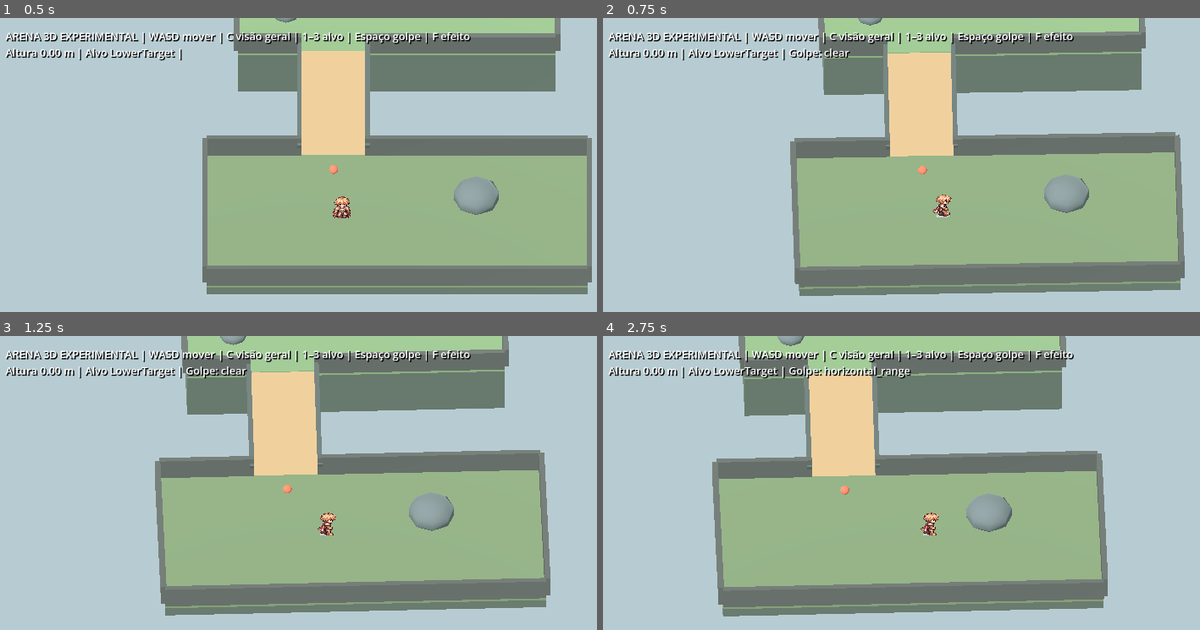
Above: before the commit, frames 1-4 (two rows, left to right).
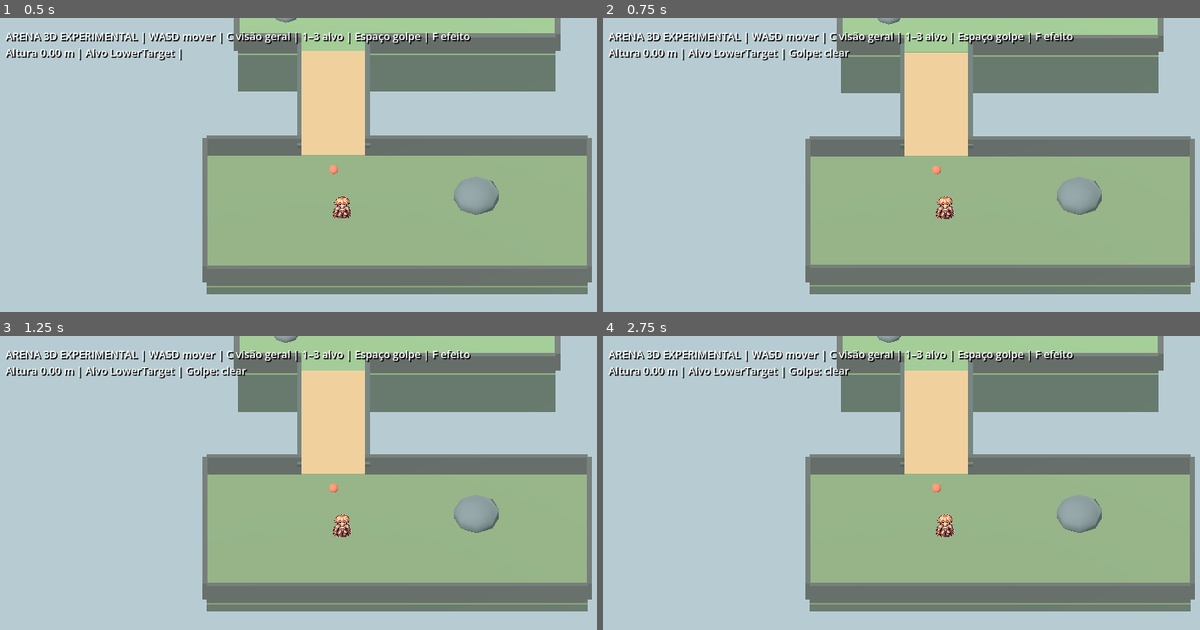
Above: after the commit, the same moments.

Repository: LRFSousa/RagArena
Game: Godot game, scene res://scenes/experimental/mountain_arena_3d.tscn
Two runs of this game, one before a commit and one after it. Both use one fixed random seed, a clock stepped at 60 frames per second and the inputs below. This scene is started directly instead of the project's main scene.
Inputs (mouse positions are in pixels of both pictures, inside the frame that each line leads up to):
- Up to frame 1 (0.5 s): no input
- Up to frame 2 (0.75 s): tap Enter at 0.5 s; move the mouse to (1086, 188) at 0.52 s; hold D (move_right) from 0.53 s (still down); hold Space (attack) from 0.53 s (still down); click (1086, 188) at 0.67 s
- Up to frame 3 (1.25 s): keep holding D (move_right); keep holding Space (attack)
- Up to frame 4 (2.75 s): release D (move_right) at 1.25 s; release Space (attack) at 1.25 s; drag from (800, 544) to (901, 603) at 1.27 s; move the mouse to (1002, 441) at 2.02 s; hold D (move_right) from 2.03 s (still down); hold Space (attack) from 2.03 s (still down); tap M at 2.1 s

Frame 1 is identical in both runs. In frame 2, 11% of the frame differs, in the area x 31-100%, y 0-95%; in frame 3, 24%; in frame 4, 37%, in the area x 18-100%, y 0-96%.

Commit message:
feat: preview rigged swordsman walk and attack

Diff:
--- a/scripts/experimental/ragnarok_map_reference.gd
+++ b/scripts/experimental/ragnarok_map_reference.gd
@@ -65,7 +65,7 @@
 
 func _update_status() -> void:
 	var mode := "3D" if actor != null and actor.model_3d != null and actor.model_3d.visible else "sprite 2D"
-	status.text = "Monte Mjolnir 01 | Espadachim %s | T: alternar | WASD: mover | Botão direito: girar | Roda: zoom" % mode
+	status.text = "Monte Mjolnir 01 | Espadachim %s | T: alternar | WASD: mover | Espaço: golpe visual | Botão direito: girar | Roda: zoom" % mode
 
 func _process(_delta: float) -> void:
 	if actor != null and actor.global_position.y < -10.0:
--- a/scripts/experimental/test_actor_3d.gd
+++ b/scripts/experimental/test_actor_3d.gd
@@ -8,6 +8,9 @@
 	"down": preload("res://assets/characters/swordsman/ragnarena_espachim_walk_down.png"),
 }
 const MODEL_3D_PATH := "res://assets/characters/swordsman/Espadachim.glb"
+const WALK_MODEL_PATH := "res://assets/characters/swordsman/Espadachim Caminhando.glb"
+const ATTACK_MODEL_PATH := "res://assets/characters/swordsman/Espadachim Atacando.glb"
+const ATTACK_DURATION := 0.75
 
 @export var speed := 4.0
 @export var accept_player_input := true
@@ -18,6 +21,14 @@
 var walk_time := 0.0
 var movement_camera: Camera3D
 var model_3d: Node3D
+var walk_model_3d: Node3D
+var attack_model_3d: Node3D
+var walk_skeleton: Skeleton3D
+var attack_skeleton: Skeleton3D
+var walk_base_rotations: Dictionary = {}
+var attack_base_rotations: Dictionary = {}
+var attack_time_remaining := 0.0
+var attack_arc: MeshInstance3D
 
 func _ready() -> void:
 	collision_layer = 2
@@ -41,17 +52,33 @@
 	sprite.billboard = BaseMaterial3D.BILLBOARD_FIXED_Y
 	sprite.alpha_cut = SpriteBase3D.ALPHA_CUT_DISCARD
 	add_child(sprite)
-	if use_3d_model and ResourceLoader.exists(MODEL_3D_PATH):
-		model_3d = (load(MODEL_3D_PATH) as PackedScene).instantiate()
+	if use_3d_model and (ResourceLoader.exists(WALK_MODEL_PATH) or ResourceLoader.exists(MODEL_3D_PATH)):
+		model_3d = Node3D.new()
 		model_3d.name = "Espadachim3D"
 		model_3d.scale = Vector3.ONE * 1.84
 		add_child(model_3d)
+		var walk_path := WALK_MODEL_PATH if ResourceLoader.exists(WALK_MODEL_PATH) else MODEL_3D_PATH
+		walk_model_3d = (load(walk_path) as PackedScene).instantiate()
+		model_3d.add_child(walk_model_3d)
+		walk_skeleton = _find_skeleton(walk_model_3d)
+		walk_base_rotations = _capture_bone_rotations(walk_skeleton)
+		if ResourceLoader.exists(ATTACK_MODEL_PATH):
+			attack_model_3d = (load(ATTACK_MODEL_PATH) as PackedScene).instantiate()
+			attack_model_3d.hide()
+			model_3d.add_child(attack_model_3d)
+			attack_skeleton = _find_skeleton(attack_model_3d)
+			attack_base_rotations = _capture_bone_rotations(attack_skeleton)
+			attack_arc = _build_attack_arc()
+			model_3d.add_child(attack_arc)
 		sprite.hide()
 
 func _physics_process(delta: float) -> void:
 	if accept_player_input:
 		move_input = Input.get_vector("move_left", "move_right", "move_up", "move_down")
-	var direction := movement_direction(move_input)
+		if Input.is_action_just_pressed("attack"):
+			start_attack_preview()
+	attack_time_remaining = maxf(attack_time_remaining - delta, 0.0)
+	var direction := movement_direction(move_input) if attack_time_remaining <= 0.0 else Vector3.ZERO
 	velocity.x = direction.x * speed
 	velocity.z = direction.z * speed
 	velocity.y -= 9.8 * delta
@@ -67,6 +94,97 @@
 		sprite.frame = int(walk_time * 8.0) % 6
 	else:
 		sprite.frame = 0
+	_update_model_animation(delta, direction.length_squared() > 0.01)
+
+func start_attack_preview() -> void:
+	attack_time_remaining = ATTACK_DURATION
+	if model_3d != null and attack_model_3d != null:
+		walk_model_3d.hide()
+		attack_model_3d.show()
+
+func _update_model_animation(_delta: float, moving: bool) -> void:
+	if model_3d == null:
+		return
+	if attack_time_remaining > 0.0:
+		if attack_model_3d == null:
+			return
+		var progress := 1.0 - attack_time_remaining / ATTACK_DURATION
+		var swing := sin(progress * PI)
+		_pose_bone(attack_skeleton, attack_base_rotations, "mixamorig_LeftArm", Vector3.RIGHT, -1.15)
+		_pose_bone(attack_skeleton, attack_base_rotations, "mixamorig_RightArm", Vector3.FORWARD, 1.15 - 2.0 * swing)
+		_pose_bone(attack_skeleton, attack_base_rotations, "mixamorig_RightForeArm", Vector3.RIGHT, -0.7 * swing)
+		_pose_bone(attack_skeleton, attack_base_rotations, "mixamorig_Spine2", Vector3.UP, -0.28 * swing)
+		attack_arc.visible = progress > 0.2 and progress < 0.8
+		attack_arc.rotation.y = (progress - 0.5) * 1.2
+		return
+	if attack_arc != null:
+		attack_arc.hide()
+	if attack_model_3d != null and attack_model_3d.visible:
+		attack_model_3d.hide()
+		walk_model_3d.show()
+	if walk_skeleton == null:
+		return
+	var stride := sin(walk_time * 9.0) * 0.34 if moving else 0.0
+	_pose_bone(walk_skeleton, walk_base_rotations, "mixamorig_LeftUpLeg", Vector3.RIGHT, stride)
+	_pose_bone(walk_skeleton, walk_base_rotations, "mixamorig_RightUpLeg", Vector3.RIGHT, -stride)
+	_pose_bone(walk_skeleton, walk_base_rotations, "mixamorig_LeftArm", Vector3.RIGHT, -1.15 - stride * 0.2)
+	_pose_bone(walk_skeleton, walk_base_rotations, "mixamorig_RightArm", Vector3.FORWARD, 1.15 + stride * 0.2)
+
+func _build_attack_arc() -> MeshInstance3D:
+	var material := StandardMaterial3D.new()
+	material.shading_mode = BaseMaterial3D.SHADING_MODE_UNSHADED
+	material.transparency = BaseMaterial3D.TRANSPARENCY_ALPHA
+	material.albedo_color = Color(1.0, 0.75, 0.18, 0.78)
+	material.emission_enabled = true
+	material.emission = Color(1.0, 0.55, 0.05)
+	material.emission_energy_multiplier = 1.2
+	material.cull_mode = BaseMaterial3D.CULL_DISABLED
+	var arc_mesh := ImmediateMesh.new()
+	arc_mesh.surface_begin(Mesh.PRIMITIVE_TRIANGLES, material)
+	for i in range(20):
+		var a0 := -1.2 + 2.4 * float(i) / 20.0
+		var a1 := -1.2 + 2.4 * float(i + 1) / 20.0
+		var inner0 := Vector3(sin(a0) * 0.62, 0.55, cos(a0) * 0.62)
+		var outer0 := Vector3(sin(a0) * 0.78, 0.55, cos(a0) * 0.78)
+		var inner1 := Vector3(sin(a1) * 0.62, 0.55, cos(a1) * 0.62)
+		var outer1 := Vector3(sin(a1) * 0.78, 0.55, cos(a1) * 0.78)
+		arc_mesh.surface_add_vertex(inner0)
+		arc_mesh.surface_add_vertex(outer0)
+		arc_mesh.surface_add_vertex(inner1)
+		arc_mesh.surface_add_vertex(inner1)
+		arc_mesh.surface_add_vertex(outer0)
+		arc_mesh.surface_add_vertex(outer1)
+	arc_mesh.surface_end()
+	var arc := MeshInstance3D.new()
+	arc.name = "ArcoAtaqueProvisorio"
+	arc.mesh = arc_mesh
+	arc.hide()
+	return arc
+
+func _find_skeleton(node: Node) -> Skeleton3D:
+	if node is Skeleton3D:
+		return node
+	for child in node.get_children():
+		var found := _find_skeleton(child)
+		if found != null:
+			return found
+	return null
+
+func _capture_bone_rotations(skeleton: Skeleton3D) -> Dictionary:
+	var rotations := {}
+	if skeleton == null:
+		return rotations
+	for bone_name in ["mixamorig_LeftUpLeg", "mixamorig_RightUpLeg", "mixamorig_LeftArm", "mixamorig_RightArm", "mixamorig_RightForeArm", "mixamorig_Spine2"]:
+		var index := skeleton.find_bone(bone_name)
+		if index >= 0:
+			rotations[bone_name] = skeleton.get_bone_pose_rotation(index)
+	return rotations
+
+func _pose_bone(skeleton: Skeleton3D, base_rotations: Dictionary, bone_name: String, axis: Vector3, angle: float) -> void:
+	if skeleton == null or not base_rotations.has(bone_name):
+		return
+	var index := skeleton.find_bone(bone_name)
+	skeleton.set_bone_pose_rotation(index, Quaternion(axis, angle) * (base_rotations[bone_name] as Quaternion))
 
 func movement_direction(input_vector: Vector2) -> Vector3:
 	if not is_instance_valid(movement_camera):
--- a/tests/ragnarok_map_reference_smoke.gd
+++ b/tests/ragnarok_map_reference_smoke.gd
@@ -3,6 +3,8 @@
 const MAP_FILE := "res://assets/experimental/ro_reference/mjolnir_01.glb"
 const WALK_FILE := "res://assets/experimental/ro_reference/mjolnir_01_nav.gltf"
 const MODEL_FILE := "res://assets/characters/swordsman/Espadachim.glb"
+const WALK_MODEL_FILE := "res://assets/characters/swordsman/Espadachim Caminhando.glb"
+const ATTACK_MODEL_FILE := "res://assets/characters/swordsman/Espadachim Atacando.glb"
 
 func _initialize() -> void:
 	call_deferred("_run")
@@ -19,10 +21,14 @@
 	assert(scene.has_node("MapaVisualLocal"))
 	assert(scene.has_node("ColisaoGAT"))
 	assert(scene.actor != null)
-	if ResourceLoader.exists(MODEL_FILE):
+	if ResourceLoader.exists(MODEL_FILE) or ResourceLoader.exists(WALK_MODEL_FILE):
 		assert(scene.actor.model_3d != null)
 		assert(not scene.actor.sprite.visible)
 		assert(is_equal_approx(scene.actor.model_3d.scale.y, 1.84))
+		if ResourceLoader.exists(WALK_MODEL_FILE):
+			assert(scene.actor.walk_skeleton != null)
+		if ResourceLoader.exists(ATTACK_MODEL_FILE):
+			assert(scene.actor.attack_skeleton != null)
 		var toggle := InputEventKey.new()
 		toggle.keycode = KEY_T
 		toggle.pressed = true
@@ -98,5 +104,20 @@
 	displacement.y = 0.0
 	assert(displacement.length() > 0.05)
 	assert(displacement.normalized().dot(expected) > 0.9)
-	print("PASS: mapa, colisão, câmera orbital, zoom e movimento relativo a 0°/45°/90°/180°/270°")
+	if scene.actor.attack_model_3d != null:
+		scene.actor.start_attack_preview()
+		assert(scene.actor.attack_model_3d.visible)
+		assert(not scene.actor.walk_model_3d.visible)
+		for i in range(11):
+			await physics_frame
+		assert(scene.actor.velocity.x == 0.0 and scene.actor.velocity.z == 0.0)
+		assert(scene.actor.attack_arc.visible)
+		var arm: int = scene.actor.attack_skeleton.find_bone("mixamorig_RightArm")
+		assert(not scene.actor.attack_skeleton.get_bone_pose_rotation(arm).is_equal_approx(scene.actor.attack_base_rotations["mixamorig_RightArm"]))
+		for i in range(40):
+			await physics_frame
+		assert(scene.actor.attack_time_remaining == 0.0)
+		assert(scene.actor.walk_model_3d.visible)
+		assert(not scene.actor.attack_model_3d.visible)
+	print("PASS: mapa, câmera, movimento relativo, caminhada e ataque visuais")
 	quit()
Not shown, changed: docs/ARENA_3D_MAPA_REFERENCIA.md
Not shown, changed: docs/CHANGELOG.md
Not shown, changed: docs/PENDENCIAS.md
